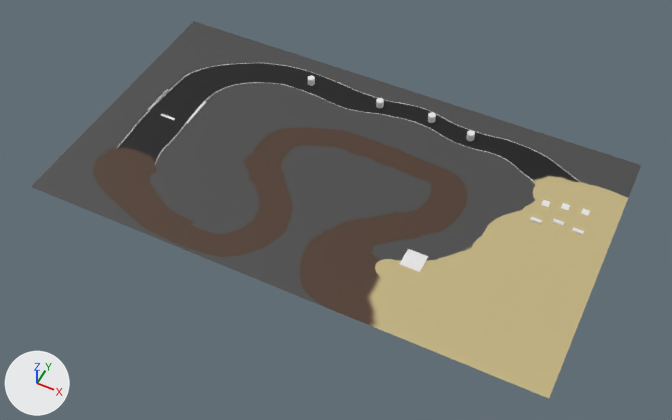
The Blender file models/track_resort.blend as it was, and as the next commit left it.
Before and after are seen from a 50 mm camera at (77.0, -123.6, 167.8) aimed at (9.6, 11.3, -0.9). Lighting does not change. The marker at lower left points along +X, +Y and +Z. Objects named as collision shapes, trigger or cutter boxes, shadow casters or lower levels of detail are left out.

Names of what the first picture shows: 'magnetpad', 'ramp', 'ramp.001', 'track'.
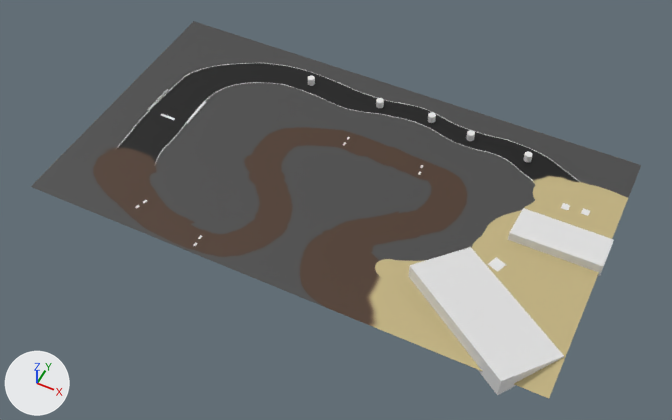
Commit message: Ramp experiment

Where the newer file only moved an object's origin or applied its transform, the numbers keep the older frame.

What the commit changed:
Object 'magnetpad' (ob_magnetpad) moves from (32.9, 4.7, 0.0) to (50.4, 12.1, 0.0).
Object 'magnetpad' (ob_magnetpad) turns from (90, 0, 0) to (90, 0, -21) degrees about x, y and z.
Object 'magnetpad' (ob_magnetpad) is rescaled from (0.01, 0.01, 0.01) to (0.00592, 0.00592, 0.00592).
Object 'ramp' (ob_ramp) moves from (59.1, 30.8, 1.1) to (61.3, 25.8, 9.2).
Object 'ramp' (ob_ramp) is rescaled from (0.0265, 0.0265, 0.0265) to (0.222, 0.222, 0.222).
Object 'ramp.001' (ob_ramp_001) moves from (54.1, 29.1, 1.1) to (52.7, -2.6, 14.4).
Object 'ramp.001' (ob_ramp_001) turns from (90, 0, -90) to (90, 0, -124) degrees about x, y and z.
Object 'ramp.001' (ob_ramp_001) is rescaled from (0.0265, 0.0265, 0.0265) to (0.342, 0.342, 0.342).
Object 'ramp.002' (ob_ramp_002) moves from (64.1, 30.2, 1.1) to (23.2, 31.0, 0.4).
Object 'ramp.002' (ob_ramp_002) is rescaled from (0.0265, 0.0265, 0.0265) to (0.01, 0.01, 0.01).
Object 'boost.001' (ob_boost_001) is deleted.
In object 'collider.002' (ob_collider_002), parent is no longer ob_boost_001.
Object 'solid_cylinder.004' (ob_solid_cylinder_004) is new; it shows a copy of the mesh of ob_solid_cylinder_003.
Its location is (45.7, 47.6, 0.9).
Object 'ramp.010' (ob_ramp_010) is new; it shows a copy of the mesh of ob_ramp_002.
Its location is (-33.5, -9.9, 0.4).
Its rotation in degrees is (90, 0, -195).
Its scale is (0.01, 0.01, 0.01).
Object 'ramp.008' (ob_ramp_008) is new; it shows a copy of the mesh of ob_ramp_002.
Its location is (1.7, 32.0, 0.4).
Its rotation in degrees is (90, 0, -180).
Its scale is (0.01, 0.01, 0.01).
Object 'ramp.007' (ob_ramp_007) is new; it shows a copy of the mesh of ob_ramp_002.
Its location is (1.6, 34.3, 0.4).
Its rotation in degrees is (90, 0, -180).
Its scale is (0.01, 0.01, 0.01).
Object 'ramp.006' (ob_ramp_006) is new; it shows a copy of the mesh of ob_ramp_002.
Its location is (-14.7, -11.4, 0.4).
Its rotation in degrees is (90, 0, -185).
Its scale is (0.01, 0.01, 0.01).
Object 'ramp.004' (ob_ramp_004) is new; it shows a copy of the mesh of ob_ramp_002.
Its location is (22.7, 33.3, 0.4).
Its rotation in degrees is (90, 0, -180).
Its scale is (0.01, 0.01, 0.01).

Changed parts and their boxes [x1, y1, x2, y2] in the pictures (672 x 420 px):
'ramp.001', moved, turned, rescaled
    before: [530, 217, 542, 224]
    after: [408, 247, 564, 395]
'ramp', moved, rescaled
    before: [552, 219, 565, 226]
    after: [508, 208, 614, 276]
'magnetpad', moved, turned, rescaled
    before: [400, 249, 428, 272]
    after: [488, 257, 506, 272]
'solid_cylinder.004', added
    after: [523, 151, 533, 162]
'ramp.002', moved, rescaled (not visible afterwards)
    before: [572, 227, 584, 235]
'boost.001', deleted
    before: [541, 200, 550, 207]
